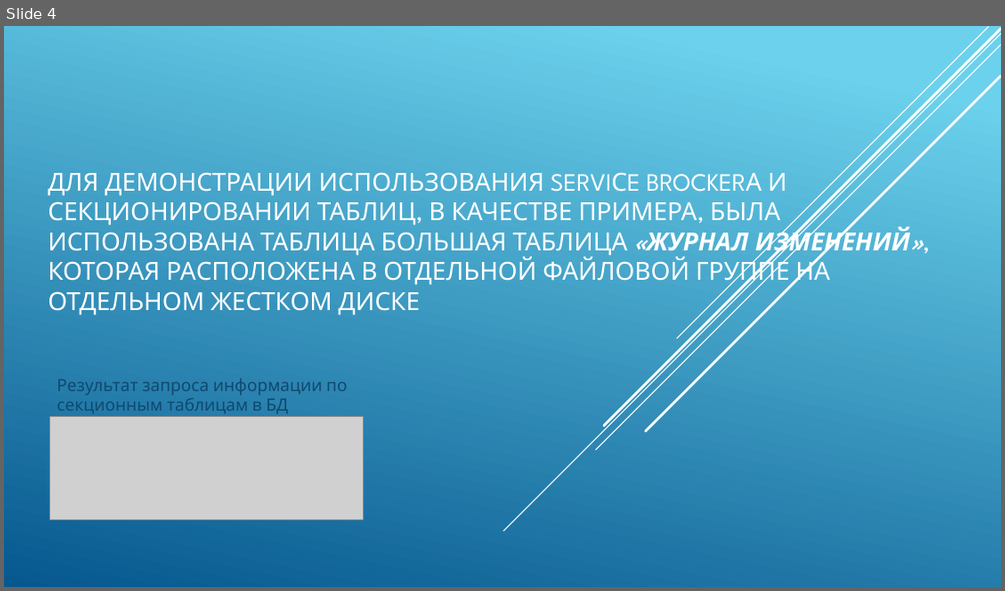
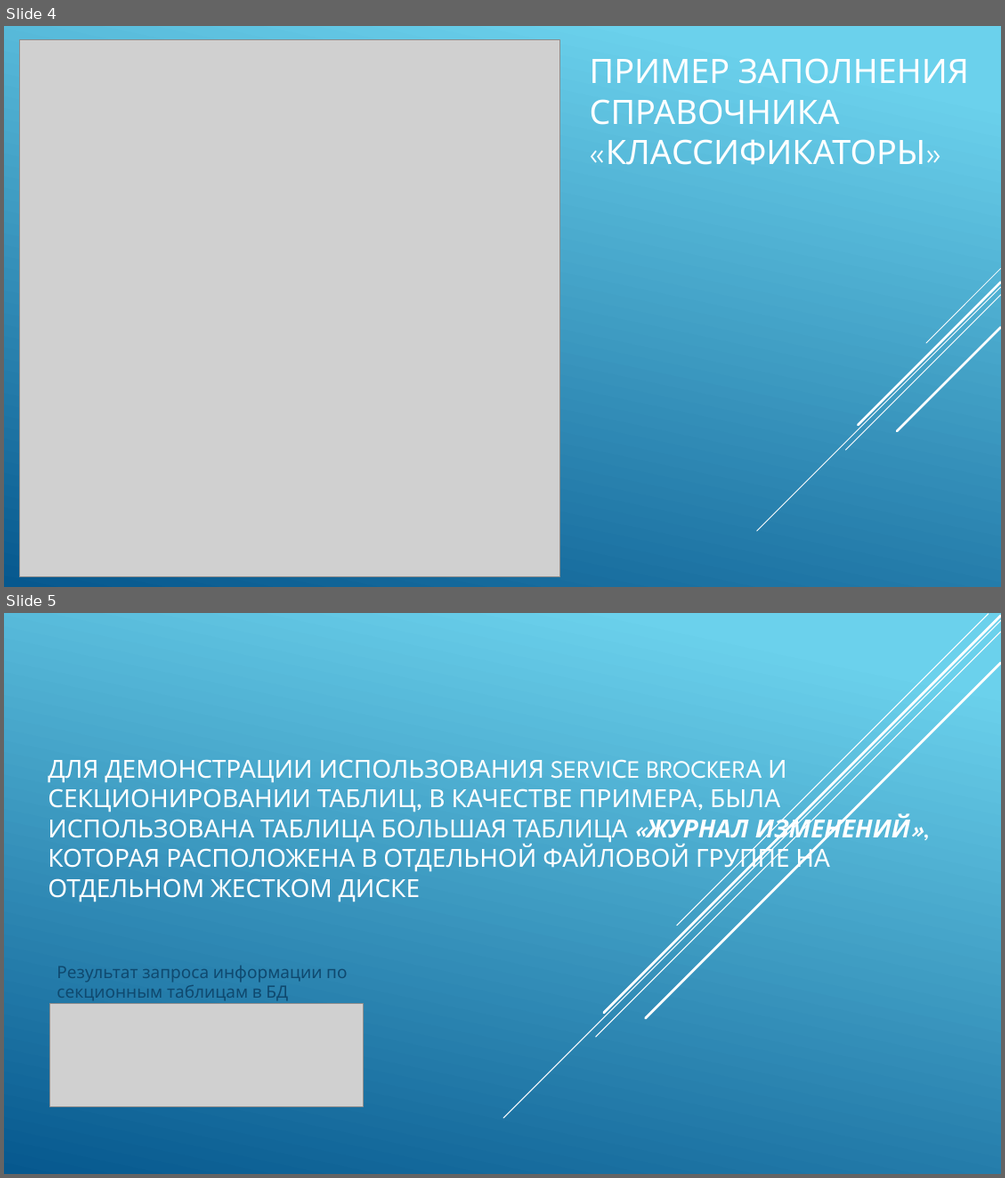
Before and after one commit to Pshikov-Igor/otus-mssql-2021-03-PshikovIE, a slide deck: MyProject/Презентация моего проекта Sbyt (PshikovIE).pptx. Shown one above the other, each under a label of ours: slide 4 before the commit, slides 4 and 5 after it. The pictures are 1005x591 and 1005x1178 pixels, drawn with LibreOffice and Linux fonts; fonts in the diff are those of the drawing; grey boxes stand for pictures. Boxes give left, top, right and bottom in pixels: in the first picture for what was removed or moved away, otherwise in the second. Text is boxed around its words. In the diff, an @@ line names an element or a change of style, - is before the commit and + after.

Commit message:
корректировка презентации

```diff
--- a/MyProject/Презентация моего проекта Sbyt (PshikovIE).pptx
+++ b/MyProject/Презентация моего проекта Sbyt (PshikovIE).pptx
@@ slide 4 added at [4, 26, 1001, 587], background gradient #6ED2EB to #06588E @@
@@ picture added at [20, 39, 560, 576] @@
@@ title added at [590, 58, 970, 165], 32.4 pt, text #FFFFFF @@
+ПРИМЕР ЗАПОЛНЕНИЯ СПРАВОЧНИКА «КЛАССИФИКАТОРЫ»
@@ group added at [757, 268, 1001, 531]: 5 lines @@
@@ what was slide 4 is now slide 5 @@
```
